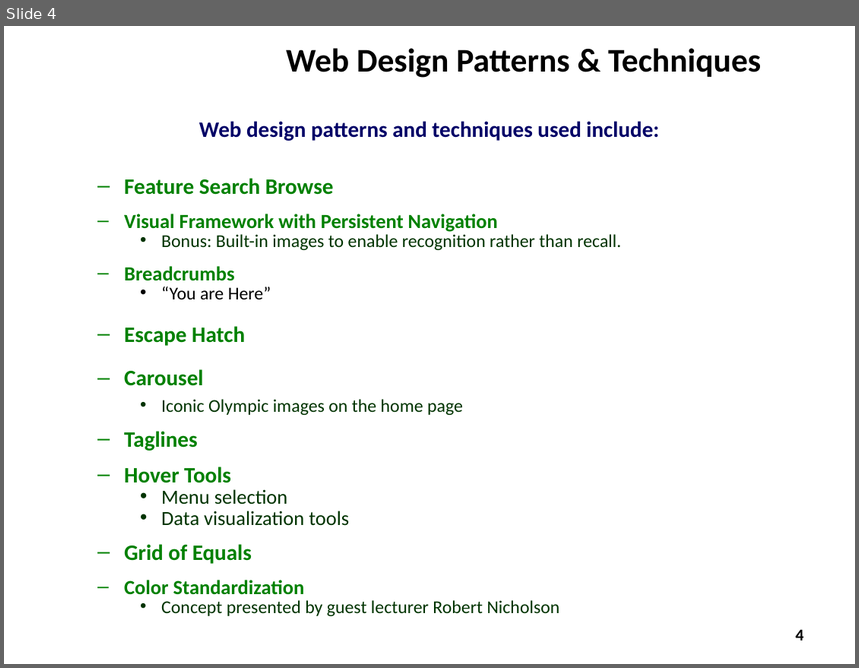
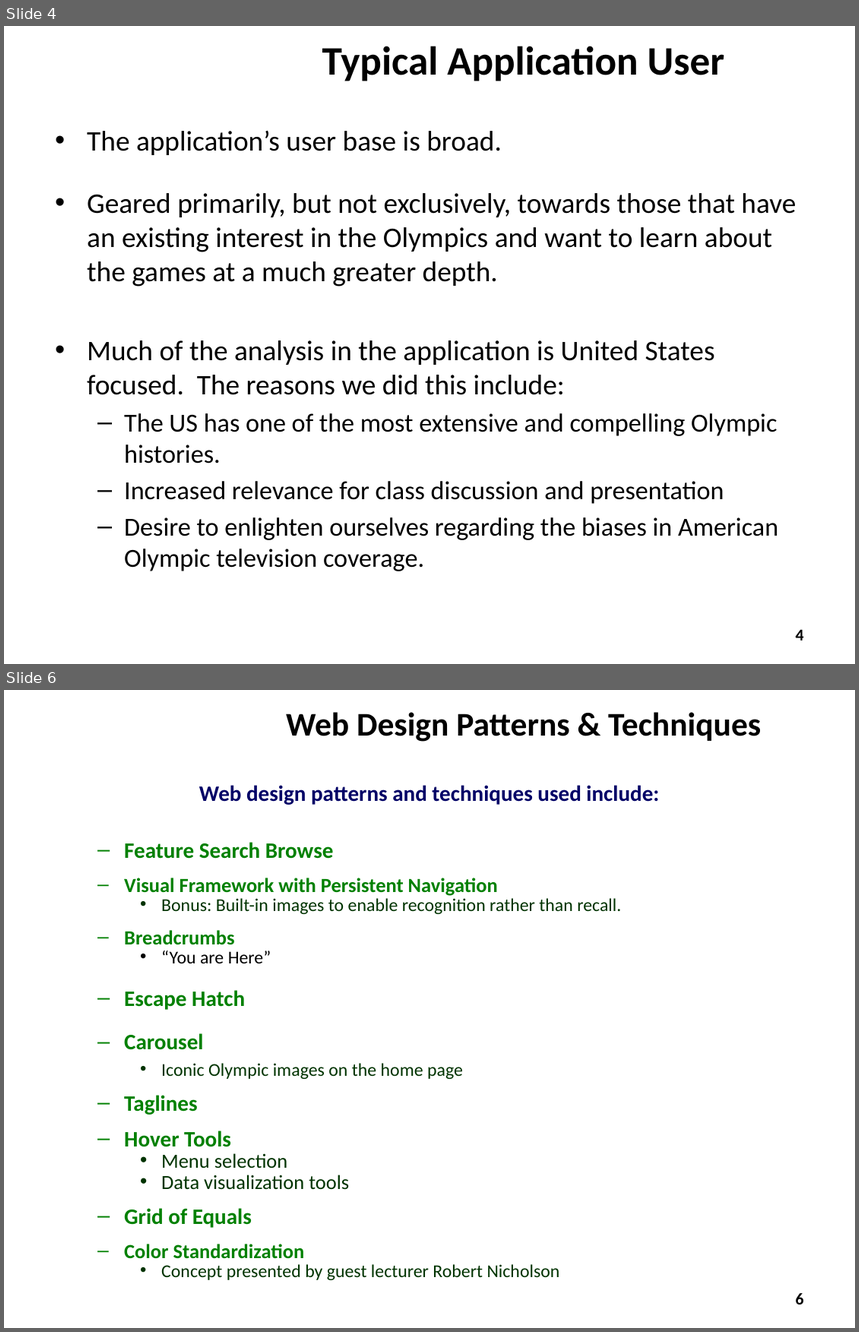
Before and after one commit to ZaydH/CS235, a slide deck: Final_Project/Presentation/CS235 - Team Thundercats - Final Project Presentation.pptx. Shown one above the other, each under a label of ours: slide 4 before the commit, slides 4 and 6 after it; the slides between them are not shown. The pictures are 859x668 and 859x1332 pixels, drawn with LibreOffice and Linux fonts; fonts in the diff are those of the drawing; background and template pictures are left out. Boxes give left, top, right and bottom in pixels: in the first picture for what was removed or moved away, otherwise in the second. Text is boxed around its words. In the diff, an @@ line names an element or a change of style, - is before the commit and + after.

```diff
--- a/Final_Project/Presentation/CS235 - Team Thundercats - Final Project Presentation.pptx
+++ b/Final_Project/Presentation/CS235 - Team Thundercats - Final Project Presentation.pptx
@@ slide 4 added at (4,26,855,664), background #FFFFFF @@
@@ title added at (322,46,725,81), 34.2 pt, text #000000, bold @@
+Typical Application User
@@ text added at (87,130,796,572), 24 pt, text #000000 @@
+• The application’s user base is broad.
+• Geared primarily, but not exclusively, towards those that have an existing interest in the Olympics and want to learn about the games at a much greater depth.
+• Much of the analysis in the application is United States focused. The reasons we did this include:
+  – The US has one of the most extensive and compelling Olympic histories.
+  – Increased relevance for class discussion and presentation
+  – Desire to enlighten ourselves regarding the biases in American Olympic television coverage.
@@ page number added at (796,630,804,641), 14 pt, text #000000 @@
+4
@@ what was slide 4 is now slide 6 @@
@@ page number at (796,1293,804,1305): text changed @@
-4
+6
```
Also in this commit, not shown: 1 slide changed, 3 other slides added, 2 slides removed, 1 other file.
